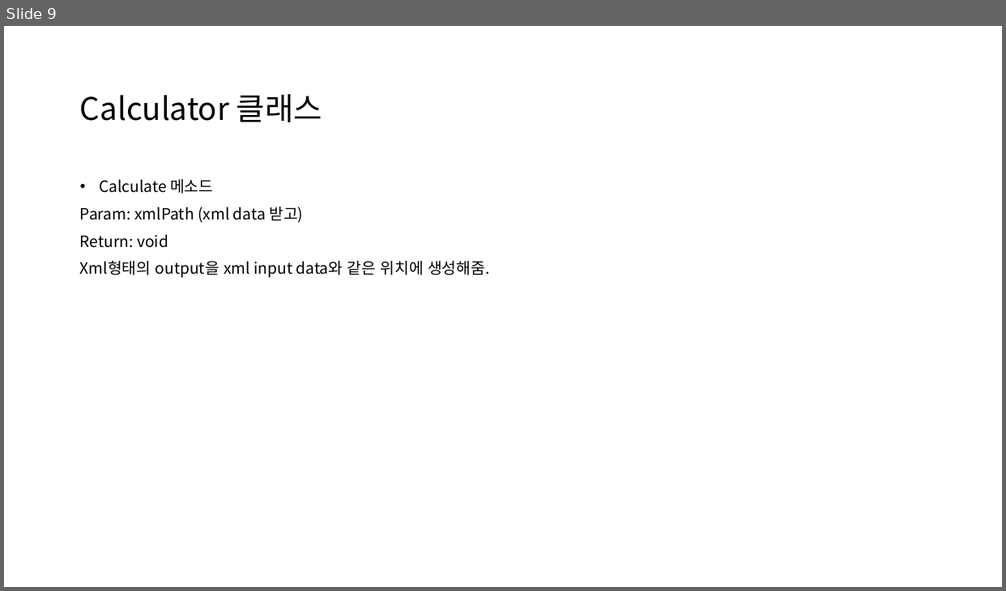
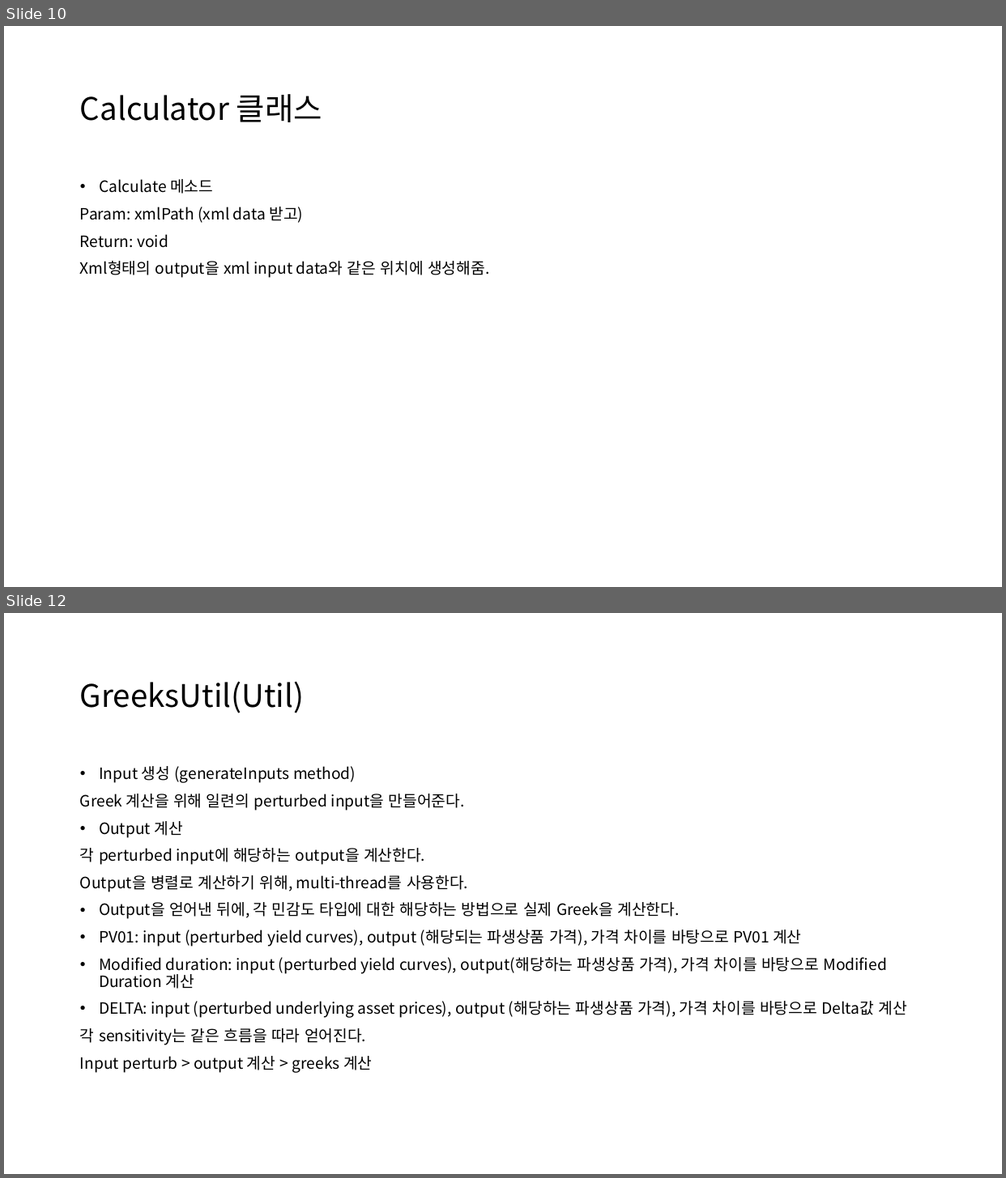
Before and after one commit to kdw1437/SpringHomework_BackEnd, a slide deck: QuantPricer 클론 코딩_240903.pptx. Shown one above the other, each under a label of ours: slide 9 before the commit, slides 10 and 12 after it; the slides between them are not shown. The pictures are 1006x591 and 1006x1178 pixels, drawn with LibreOffice and Linux fonts; fonts in the diff are those of the drawing. Boxes give left, top, right and bottom in pixels: in the first picture for what was removed or moved away, otherwise in the second. Text is boxed around its words. In the diff, an @@ line names an element or a change of style, - is before the commit and + after.

```diff
--- a/QuantPricer 클론 코딩_240903.pptx
+++ b/QuantPricer 클론 코딩_240903.pptx
@@ slide 12 added at <box>4,613,1002,1174</box>, background #FFFFFF @@
@@ title added at <box>80,681,304,713</box>, 30 pt, text #000000 @@
+GreeksUtil(Util)
@@ text added at <box>80,766,907,1073</box>, 15 pt, text #000000 @@
+• Input 생성 (generateInputs method)
+Greek 계산을 위해 일련의 perturbed input을 만들어준다.
+• Output 계산
+각 perturbed input에 해당하는 output을 계산한다.
+Output을 병렬로 계산하기 위해, multi-thread를 사용한다.
+• Output을 얻어낸 뒤에, 각 민감도 타입에 대한 해당하는 방법으로 실제 Greek을 계산한다.
+• PV01: input (perturbed yield curves), output (해당되는 파생상품 가격), 가격 차이를 바탕으로 PV01 계산
+• Modified duration: input (perturbed yield curves), output(해당하는 파생상품 가격), 가격 차이를 바탕으로 Modified Duration 계산
+• DELTA: input (perturbed underlying asset prices), output (해당하는 파생상품 가격), 가격 차이를 바탕으로 Delta값 계산
+각 sensitivity는 같은 흐름을 따라 얻어진다.
+Input perturb > output 계산 > greeks 계산
@@ what was slide 9 is now slide 10 @@
```
Also in this commit, not shown: 6 other slides added.
